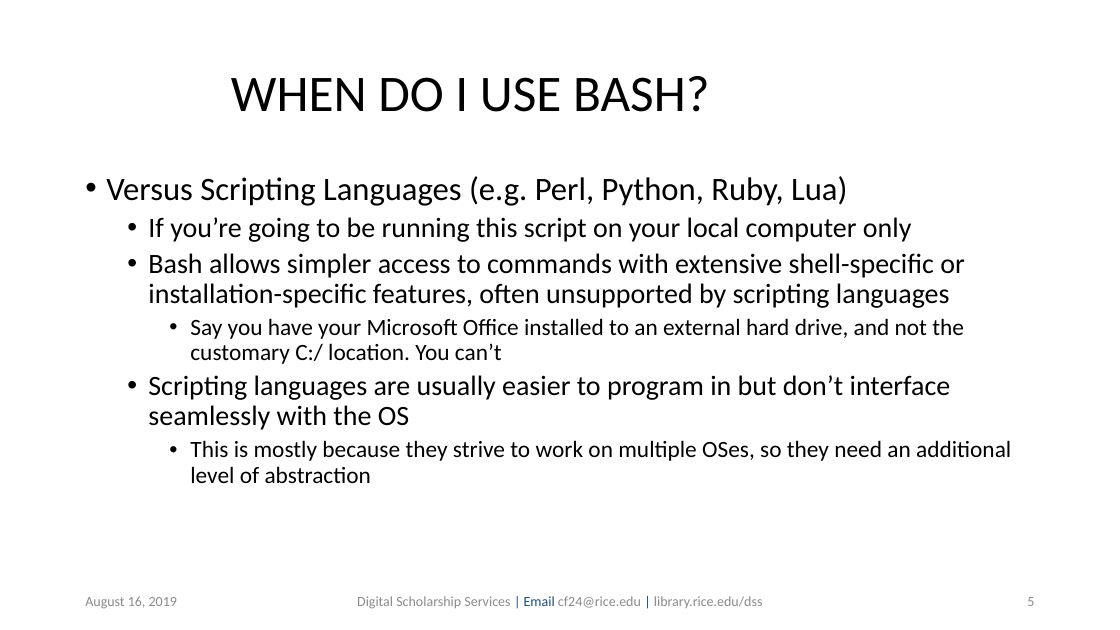
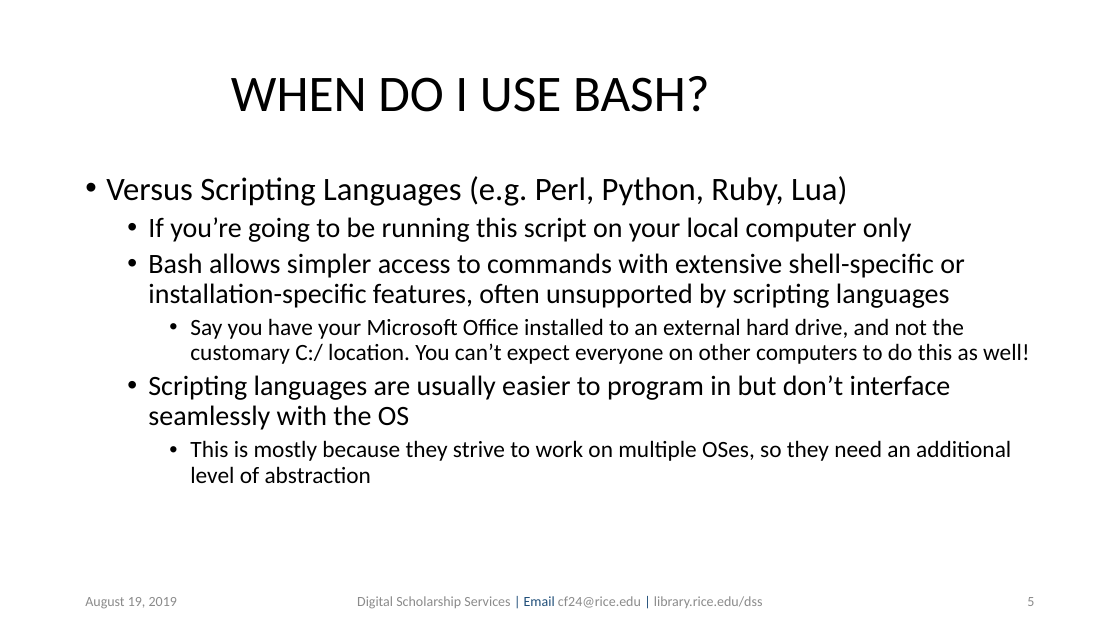
Before and after one commit to bakitybacon/rice-data-and-donuts, a slide deck: slide 5 of bash/Introduction to Bash.pptx. Drawn at 1120x630 pixels with LibreOffice and Linux fonts; fonts in the diff are those of the drawing; background and template pictures are left out. Boxes give left, top, right and bottom in pixels: in the first picture for what was removed or moved away, otherwise in the second. Text is boxed around its words. In the diff, an @@ line names an element or a change of style, - is before the commit and + after.

```diff
--- a/bash/Introduction to Bash.pptx
+++ b/bash/Introduction to Bash.pptx
@@ text at [190, 318, 1029, 364]: text changed @@
-    • Say you have your Microsoft Office installed to an external hard drive, and not the customary C:/ location. You can’t
+    • Say you have your Microsoft Office installed to an external hard drive, and not the customary C:/ location. You can’t expect everyone on other computers to do this as well!
@@ text at [85, 597, 177, 609]: text changed @@
-August 16, 2019
+August 19, 2019
```
Also in this commit, not shown: 45 other slides changed, 1 slide added.
